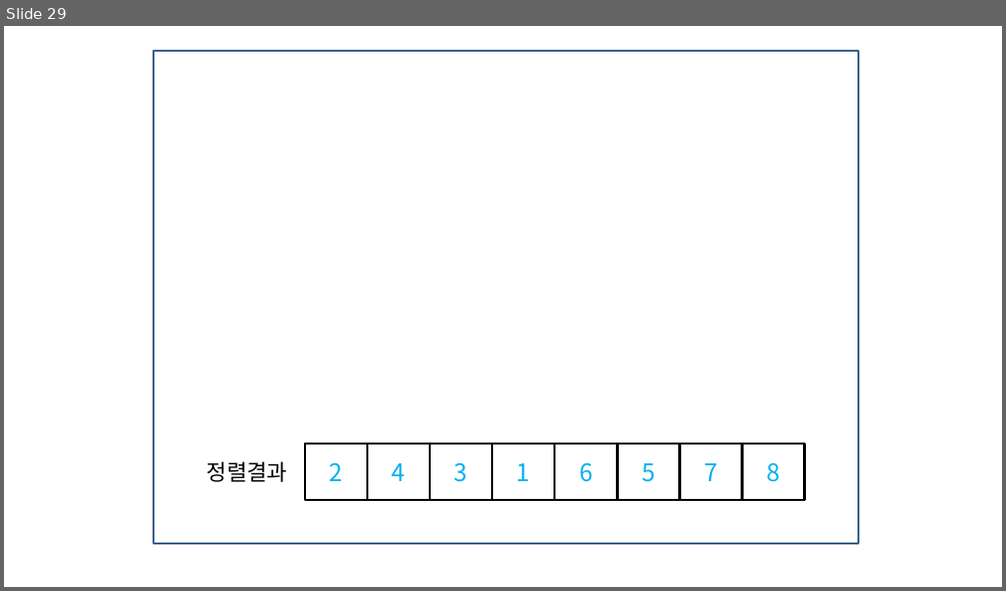
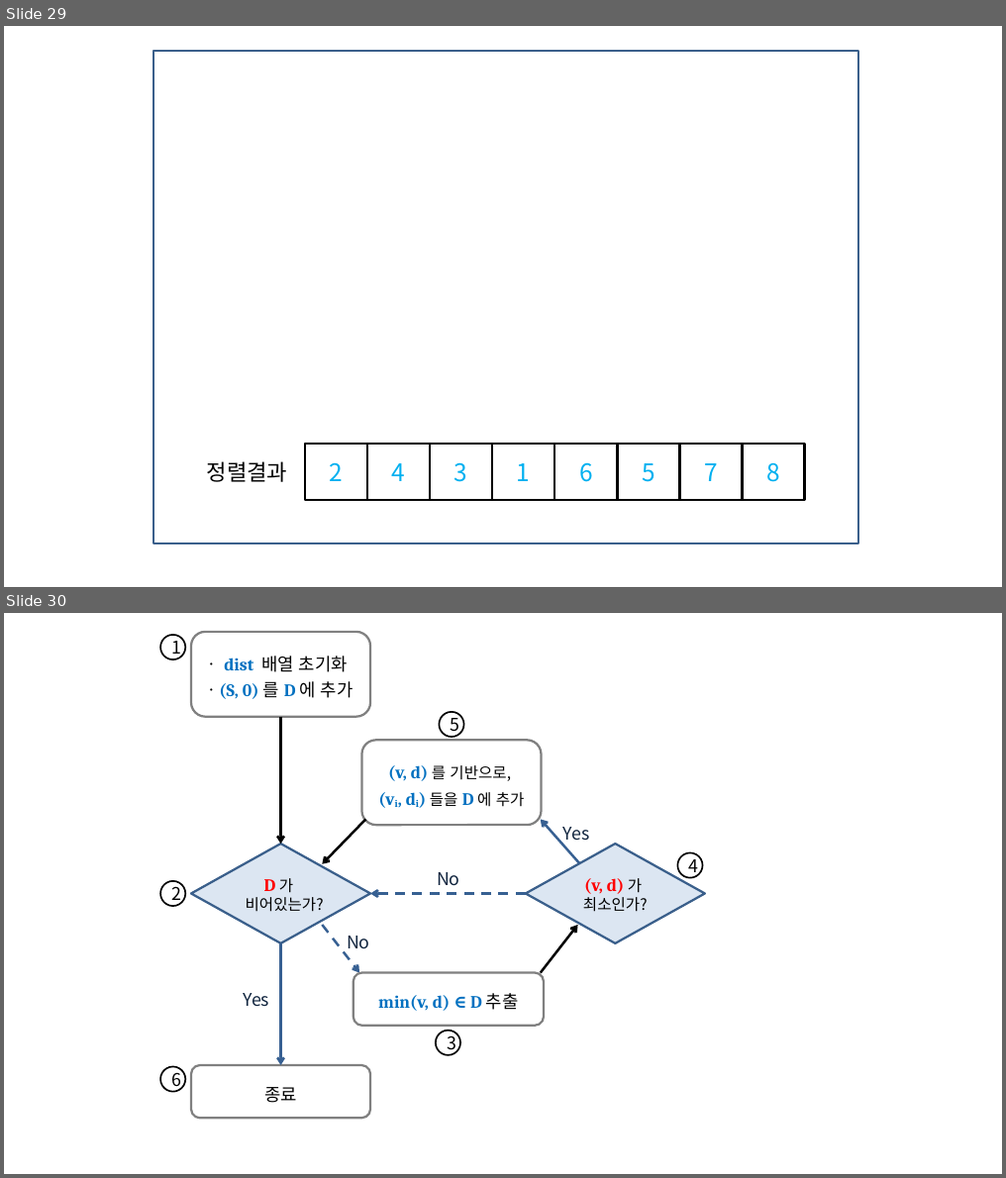
Before and after one commit to momo1108/blog, a slide deck: assets/etc/이미지제작용.pptx. Shown one above the other, each under a label of ours: slide 29 before the commit, slides 29 and 30 after it. The pictures are 1006x591 and 1006x1178 pixels, drawn with LibreOffice and Linux fonts; fonts in the diff are those of the drawing. Boxes give left, top, right and bottom in pixels: in the first picture for what was removed or moved away, otherwise in the second. Text is boxed around its words. In the diff, an @@ line names an element or a change of style, - is before the commit and + after.

```diff
--- a/assets/etc/이미지제작용.pptx
+++ b/assets/etc/이미지제작용.pptx
@@ slide 30 added at [4, 613, 1002, 1174], background #FFFFFF @@
@@ ellipse added at [160, 635, 185, 659], outline #000000 1.5 pt, 16 pt, text #000000 @@
+1
@@ rounded rectangle added at [191, 632, 370, 717], outline #808080 2 pt, 16 pt, text #000000 @@
+ㆍ dist 배열 초기화
+ㆍ(S, 0) 를 D 에 추가
@@ arrow added from (280, 717) to (280, 844), #000000 2.25 pt @@
@@ ellipse added at [439, 712, 463, 737], outline #000000 1.5 pt, 16 pt, text #000000 @@
+5
@@ rounded rectangle added at [362, 740, 541, 825], outline #808080 2 pt, 16 pt, text #0070C0, bold @@
+(v, d) 를 기반으로,
+(vi, di) 들을 D 에 추가
@@ arrow added from (366, 819) to (323, 864), #000000 2.25 pt @@
@@ arrow added from (584, 868) to (541, 819), #376092 2.25 pt @@
@@ diamond added at [191, 844, 370, 944], fill #DCE6F2, outline #3A5F8C 2 pt, 14 pt, text #000000 @@
+D 가
+비어있는가?
@@ diamond added at [526, 844, 705, 944], fill #DCE6F2, outline #3A5F8C 2 pt, 14 pt, text #000000 @@
+(v, d) 가
+최소인가?
@@ text added at [563, 827, 590, 846], 16 pt, text #0F243E @@
+Yes
@@ text added at [437, 872, 460, 886], 16 pt, text #0F243E @@
+No
@@ ellipse added at [678, 853, 703, 877], outline #000000 1.5 pt, 16 pt, text #000000 @@
+4
@@ ellipse added at [160, 881, 185, 906], outline #000000 1.5 pt, 16 pt, text #000000 @@
+2
@@ arrow added from (526, 893) to (370, 893), #376092 2.25 pt dashed @@
@@ arrow added from (323, 925) to (359, 972), #376092 2.25 pt dashed @@
@@ text added at [347, 936, 370, 950], 16 pt, text #0F243E @@
+No
@@ arrow added from (541, 972) to (578, 925), #000000 2.25 pt @@
@@ arrow added from (280, 944) to (280, 1065), #376092 2.25 pt @@
@@ text added at [244, 993, 270, 1007], 16 pt, text #0F243E @@
+Yes
@@ rounded rectangle added at [353, 972, 544, 1026], outline #808080 2 pt, 16 pt, text #0070C0, bold @@
+min(v, d) ∈ D 추출
@@ ellipse added at [436, 1031, 460, 1055], outline #000000 1.5 pt, 16 pt, text #000000 @@
+3
@@ ellipse added at [160, 1066, 185, 1091], outline #000000 1.5 pt, 16 pt, text #000000 @@
+6
@@ rounded rectangle added at [191, 1065, 370, 1118], outline #808080 2 pt, 16 pt, text #000000 @@
+종료
```
Also in this commit, not shown: 4 other files.
